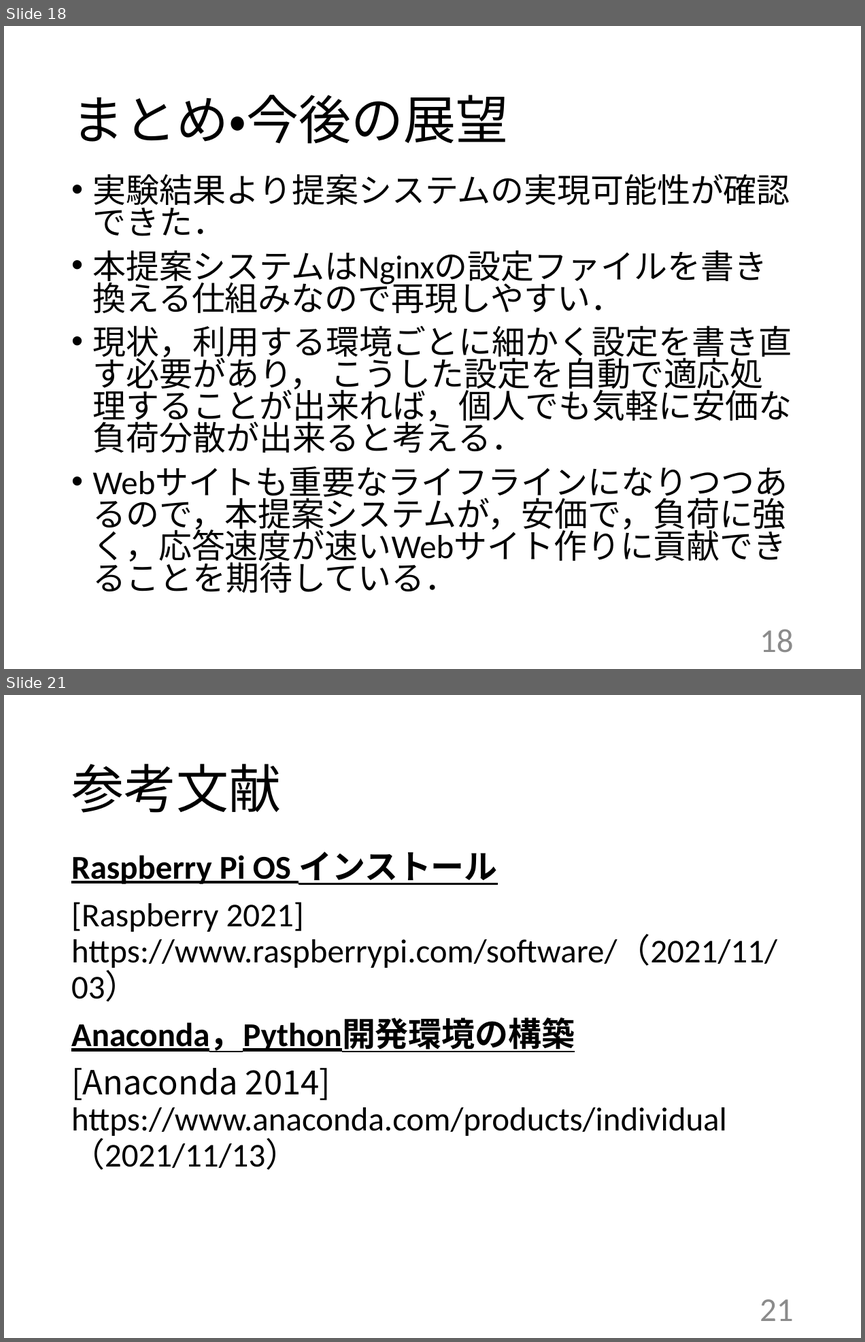
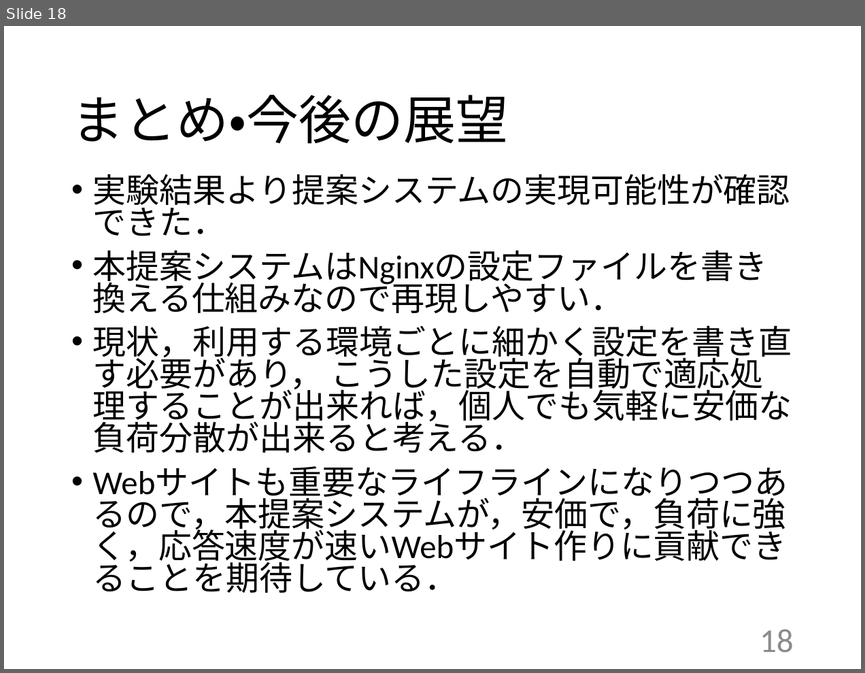
Before and after one commit to kait-takanolab/1821086_matsuo_thesis, a slide deck: 発表用/1821086_卒業研究発表会.pptx. Shown one above the other, each under a label of ours: slides 18 and 21 before the commit, slide 18 after it; the slides between them are not shown. The pictures are 865x1342 and 865x673 pixels, drawn with LibreOffice and Linux fonts; fonts in the diff are those of the drawing. Boxes give left, top, right and bottom in pixels: in the first picture for what was removed or moved away, otherwise in the second. Text is boxed around its words. In the diff, an @@ line names an element or a change of style, - is before the commit and + after.

```diff
--- a/発表用/1821086_卒業研究発表会.pptx
+++ b/発表用/1821086_卒業研究発表会.pptx
@@ slide 21 removed at <box>4,695,861,1338</box>, background #FFFFFF @@
@@ title removed at <box>71,764,281,813</box> @@
-参考文献
@@ text removed at <box>71,851,777,1170</box> @@
-Raspberry Pi OS インストール
-[Raspberry 2021] https://www.raspberrypi.com/software/（2021/11/03）
-Anaconda，Python開発環境の構築
-[Anaconda 2014] https://www.anaconda.com/products/individual（2021/11/13）
@@ page number removed at <box>759,1299,793,1321</box> @@
-21
```
Also in this commit, not shown: 10 slides changed, 1 slide added, 2 other slides removed, 2 other files.
